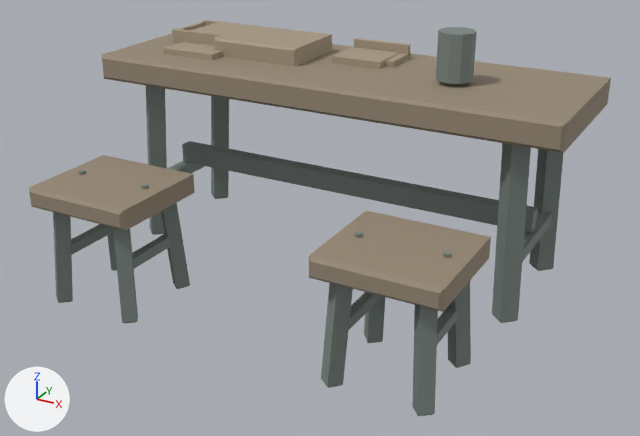
Renders of the FBX model Assets/Resources/CombatWarehouse/BreakProps.fbx from each side of a commit.
One viewpoint serves both versions: a 50 mm camera at (1.56, -2.75, 1.68) aimed at (0.09, -0.07, 0.34). The lights are fixed; the arrows at lower left show +X, +Y and +Z. The first picture is the older version. Objects named as collision shapes, trigger or cutter boxes, shadow casters or lower levels of detail are left out. Where no turn or scale is listed for an object, it has been applied to the vertices.

Script lines for the objects in view, before the commit:
```python
me_breakprops_stoolseats__timber = bpy.data.meshes.new('BreakProps_StoolSeats__Timber')
me_breakprops_stoolseats__timber.from_pydata(...)  # 32 vertices, 28 faces; spans x -0.8..0.8, y -0.65..-0.23, z 0.42..0.5
me_breakprops_stoolseats__timber.materials.append(mat_fair_timber)  # brown #978976
me_breakprops_tablelegs__steel = bpy.data.meshes.new('BreakProps_TableLegs__Steel')
me_breakprops_tablelegs__steel.from_pydata(...)  # 88 vertices, 74 faces; spans x -0.84..0.84, y 0.0..0.59, z 0.05..0.74
me_breakprops_tablelegs__steel.materials.append(mat_fair_steel)  # grey #7c8681
me_breakprops_tabletop__timber = bpy.data.meshes.new('BreakProps_TableTop__Timber')
me_breakprops_tabletop__timber.from_pydata(...)  # 16 vertices, 14 faces; spans x -0.95..0.95, y -0.04..0.61, z 0.74..0.84
me_breakprops_tabletop__timber.materials.append(mat_fair_timber)  # brown #978976
me_breakprops_tincup__steel = bpy.data.meshes.new('BreakProps_TinCup__Steel')
me_breakprops_tincup__steel.from_pydata(...)  # 68 vertices, 44 faces; spans x -0.741..0.741, y -0.453..0.307, z 0.499..1.03
me_breakprops_tincup__steel.materials.append(mat_fair_steel)  # grey #7c8681
ob_stoolseats__timber = bpy.data.objects.new('StoolSeats__Timber', me_breakprops_stoolseats__timber)
ob_stoolseats__timber.location = (0.0, 0.0, 0.0)
ob_tablelegs__steel = bpy.data.objects.new('TableLegs__Steel', me_breakprops_tablelegs__steel)
ob_tablelegs__steel.location = (0.0, 0.0, 0.0)
ob_tabletop__timber = bpy.data.objects.new('TableTop__Timber', me_breakprops_tabletop__timber)
ob_tabletop__timber.location = (0.0, 0.0, 0.0)
ob_tincup__steel = bpy.data.objects.new('TinCup__Steel', me_breakprops_tincup__steel)
ob_tincup__steel.location = (0.0, 0.0, 0.0)
# also in view: 'StoolLegs__Steel' at (0.0, -0.44, 0.23); 'EmptyLunchWrapper__Cardboard' at (-0.35, 0.33, 0.87); 'RoomVariant1__Cardboard' at (-0.66, 0.36, 0.87); 'RoomVariant2__Cardboard' at (-0.31, 0.36, 0.87); 'RoomVariant0__Cardboard' at (-0.28, 0.31, 0.87)
```
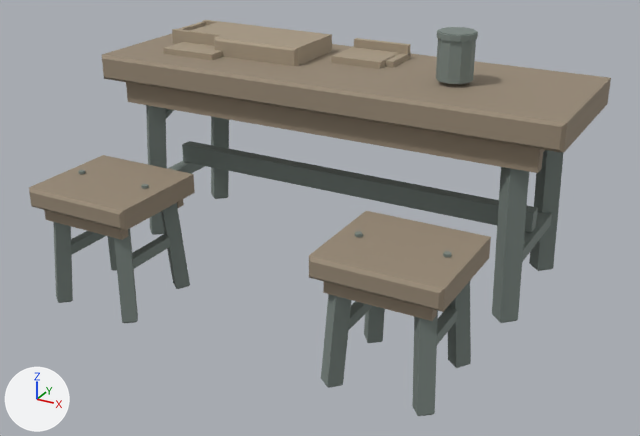
Boxes [x1, y1, x2, y2] around the edits, measured in the pictures (640 x 436 px):
'TableTop__Timber', reshaped (17% taller): before [102, 34, 611, 153]; after [102, 34, 611, 173]
'StoolSeats__Timber', reshaped: before [29, 155, 491, 312]; after [29, 155, 491, 321]
part 1 of me_breakprops_stoolseats__timber, added (brown): after [44, 210, 129, 240]
part 2 of me_breakprops_stoolseats__timber, added (mostly hidden): after [177, 199, 184, 208]
part 3 of me_breakprops_stoolseats__timber, added (brown): after [323, 282, 437, 321]
part 4 of me_breakprops_tabletop__timber, added (brown): after [126, 82, 543, 173]
part 5 of me_breakprops_tablelegs__steel, added (mostly hidden): after [165, 108, 529, 182]

Diff of the bpy script that builds the scene:
```diff
--- a/Assets/Resources/CombatWarehouse/BreakProps.fbx.py
+++ b/Assets/Resources/CombatWarehouse/BreakProps.fbx.py
@@ me_breakprops_tabletop__timber @@
-me_breakprops_tabletop__timber.from_pydata(...)  # 16 vertices, 14 faces; spans x -0.95..0.95, y -0.04..0.61, z 0.74..0.84
+me_breakprops_tabletop__timber.from_pydata(...)  # 48 vertices, 38 faces; spans x -0.95..0.95, y -0.04..0.61, z 0.64..0.84
+# me_breakprops_tabletop__timber part 4: a new loose piece, a box spanning x -0.865..0.865, y 0.003..0.048, z 0.644..0.764, in mat_fair_timber (brown #978976)
+# other edits to the shape of me_breakprops_tabletop__timber do not show in these pictures
 me_breakprops_tabletop__timber.materials.append(mat_fair_timber)
@@ me_breakprops_tablelegs__steel @@
 # verts and faces of me_breakprops_tablelegs__steel; kept vertices keep their numbers, new ones are numbered from 88
-me_breakprops_tablelegs__steel.from_pydata(...)  # 88 vertices, 74 faces; spans x -0.84..0.84, y 0.0..0.59, z 0.05..0.74
+me_breakprops_tablelegs__steel.from_pydata(...)  # 100 vertices, 84 faces; spans x -0.84..0.84, y 0.0..0.59, z 0.05..0.75
+# me_breakprops_tablelegs__steel part 5
+verts[88] = (-0.8, 0.09, 0.53)
+verts[89] = (-0.8, 0.09, 0.75)
+verts[90] = (-0.57, 0.09, 0.75)
+verts[91] = (0.8, 0.09, 0.53)
+verts[92] = (0.8, 0.09, 0.75)
+verts[93] = (0.57, 0.09, 0.75)
+for new, old in zip([*range(94, 100)], [*range(88, 94)]): verts[new] = verts[old] + (0.0, 0.06, 0.0)
+faces += [(88, 90, 89), (94, 95, 96), (88, 89, 95, 94), (89, 90, 96, 95), (88, 94, 96, 90), (91, 92, 93)]
+faces += [(97, 99, 98), (91, 97, 98, 92), (92, 98, 99, 93), (91, 93, 99, 97)]
 me_breakprops_tablelegs__steel.materials.append(mat_fair_steel)
@@ me_breakprops_stoolseats__timber @@
-me_breakprops_stoolseats__timber.from_pydata(...)  # 32 vertices, 28 faces; spans x -0.8..0.8, y -0.65..-0.23, z 0.42..0.5
+me_breakprops_stoolseats__timber.from_pydata(...)  # 64 vertices, 52 faces; spans x -0.8..0.8, y -0.65..-0.23, z 0.37..0.5
+# me_breakprops_stoolseats__timber part 1: a new loose piece, a box spanning x -0.76..-0.4, y -0.617..-0.582, z 0.371..0.426, in mat_fair_timber (brown #978976)
+# me_breakprops_stoolseats__timber part 2: a new loose piece, a box spanning x -0.76..-0.4, y -0.297..-0.262, z 0.371..0.426, in mat_fair_timber (brown #978976)
+# me_breakprops_stoolseats__timber part 3: a new loose piece, a box spanning x 0.4..0.76, y -0.617..-0.582, z 0.371..0.426, in mat_fair_timber (brown #978976)
+# other edits to the shape of me_breakprops_stoolseats__timber do not show in these pictures
 me_breakprops_stoolseats__timber.materials.append(mat_fair_timber)
```
